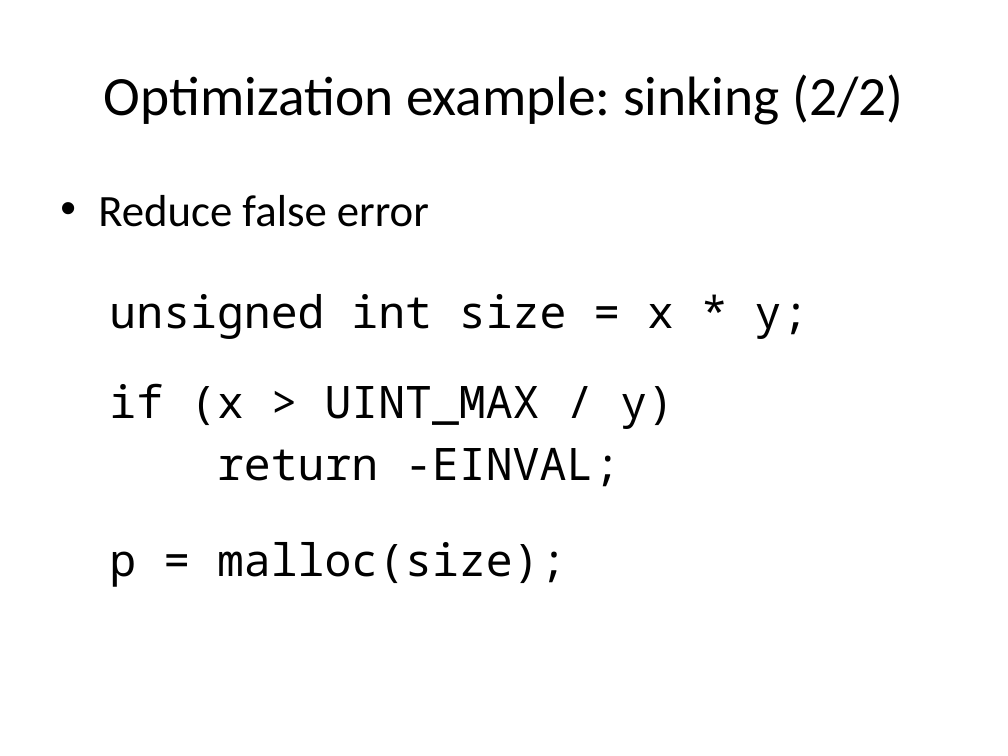
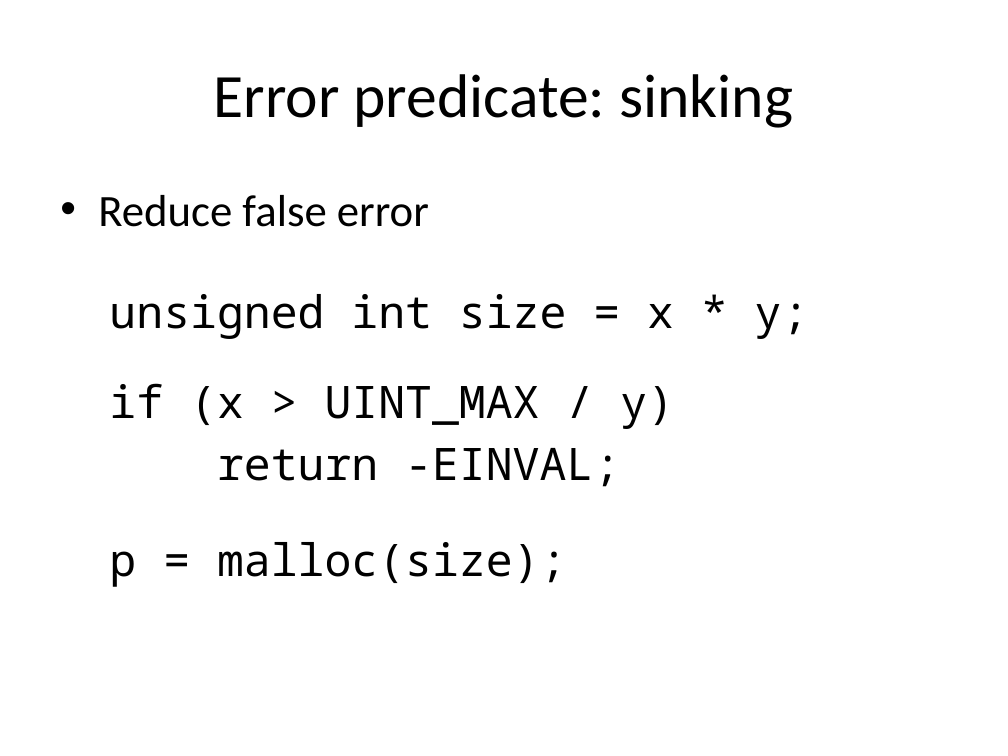
Before and after one commit to jiazhihao/6857, a slide deck: slide 15 of slides/kint.pptx (slide 18 before the commit). Drawn at 1008x756 pixels with LibreOffice and Linux fonts; fonts in the diff are those of the drawing. Boxes give left, top, right and bottom in pixels: in the first picture for what was removed or moved away, otherwise in the second. Text is boxed around its words. In the diff, an @@ line names an element or a change of style, - is before the commit and + after.

```diff
--- a/slides/kint.pptx
+++ b/slides/kint.pptx
@@ title at box(214, 74, 793, 128): text changed; size 39.6 to 44 pt @@
-Optimization example: sinking (2/2)
+Error predicate: sinking
```
Also in this commit, not shown: 26 other slides changed, 1 slide removed.
